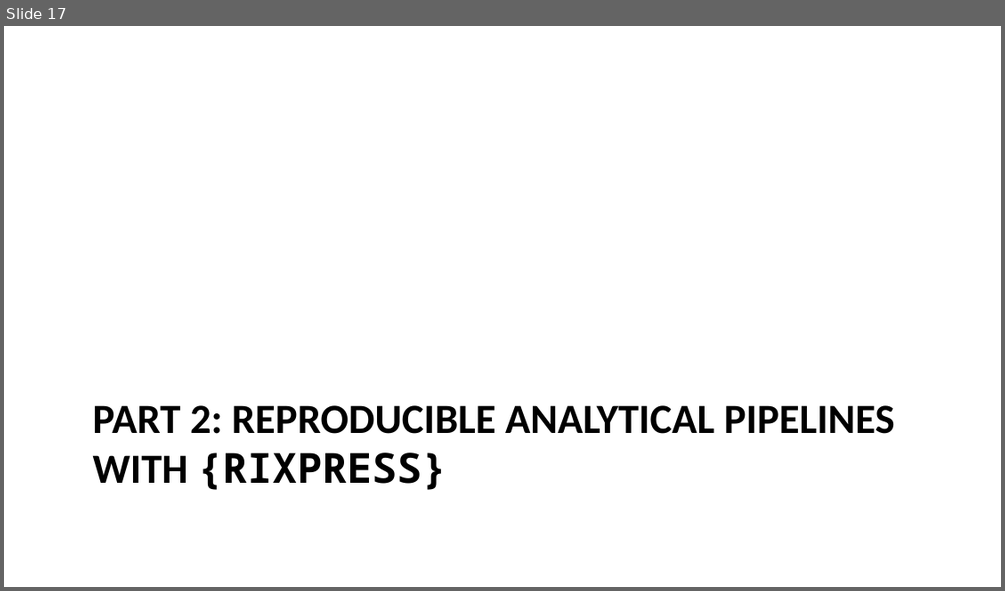
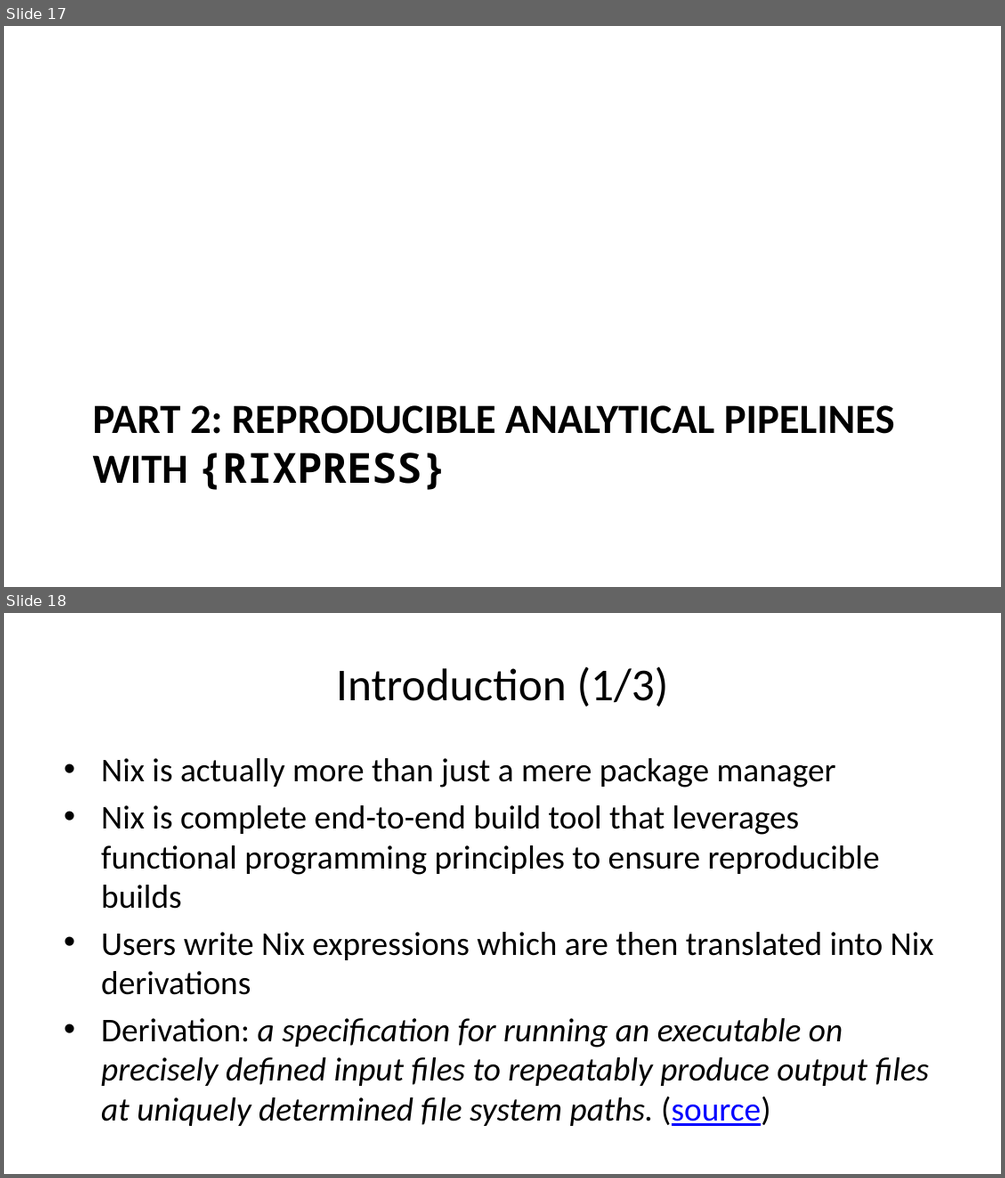
Before and after one commit to b-rodrigues/r-medicine-nix-workshop, a slide deck: docs/index.pptx. Shown one above the other, each under a label of ours: slide 17 before the commit, slides 17 and 18 after it. The pictures are 1005x591 and 1005x1178 pixels, drawn with LibreOffice and Linux fonts; fonts in the diff are those of the drawing. Boxes give left, top, right and bottom in pixels: in the first picture for what was removed or moved away, otherwise in the second. Text is boxed around its words. In the diff, an @@ line names an element or a change of style, - is before the commit and + after.

```diff
--- a/docs/index.pptx
+++ b/docs/index.pptx
@@ slide 18 added at [4,613,1001,1174], background #FFFFFF @@
@@ title added at [336,666,669,706], 33 pt, text #000000 @@
+Introduction (1/3)
@@ text added at [101,758,934,1126], 24 pt, text #000000 @@
+• Nix is actually more than just a mere package manager
+• Nix is complete end-to-end build tool that leverages functional programming principles to ensure reproducible builds
+• Users write Nix expressions which are then translated into Nix derivations
+• Derivation: a specification for running an executable on precisely defined input files to repeatably produce output files at uniquely determined file system paths. (source)
```
Also in this commit, not shown: 3 slides changed, 7 other slides added, 1 slide removed, 12 other files.
